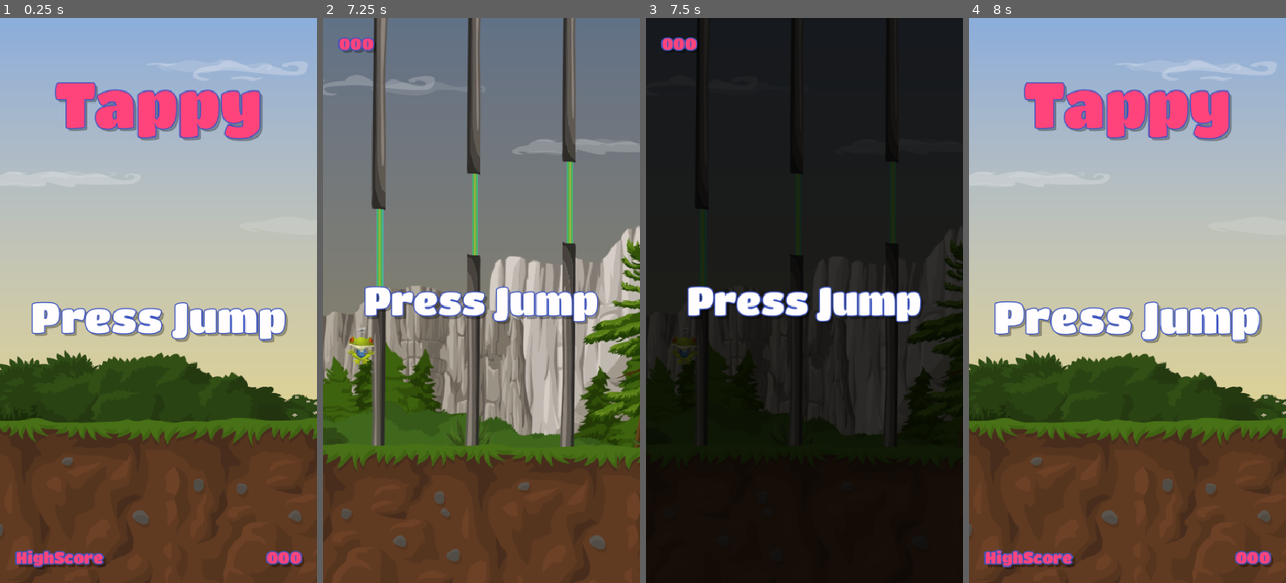
Above: before the commit, frames 1-4 (left to right).
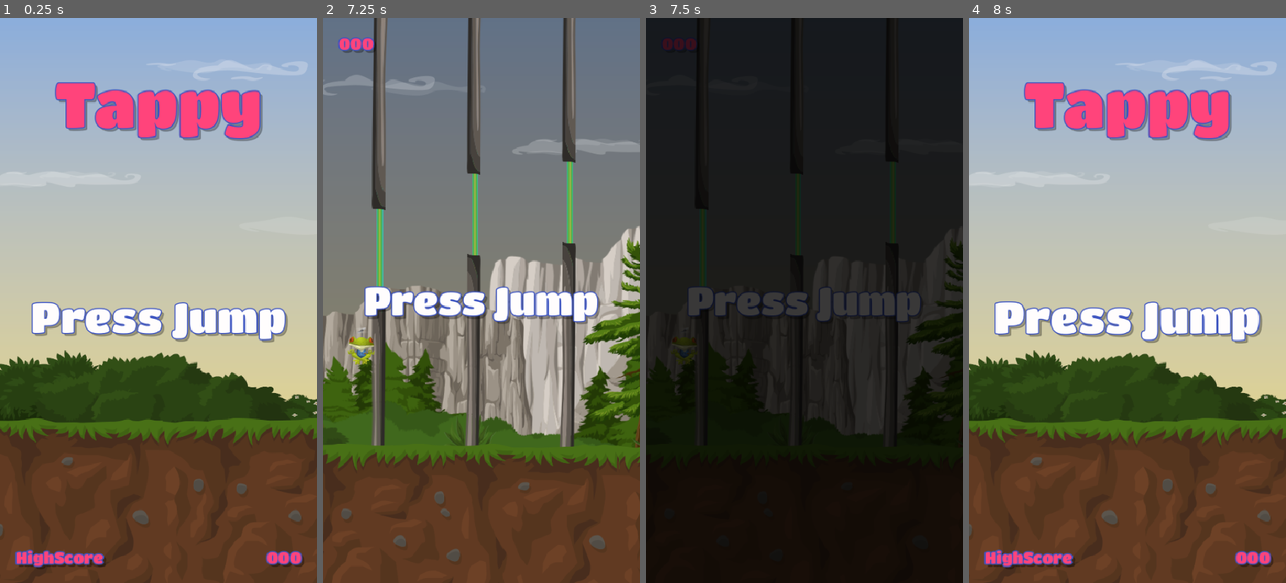
Above: after the commit, the same moments.

Repository: Swaymaw/tappy
Game: Godot game, scene res://scenes/Main/main.tscn
Same seed, same stepped clock (60 frames per second), same inputs: the game is played once before the commit and once after it.
Inputs:
- Up to frame 1 (0.25 s): no input
- Up to frame 2 (7.25 s): hold Up (fly) 0.53-1.28 s; tap Up (fly) every 1.5 s from 1.35 to 5.85 s; hold Up (fly) 2.03-2.78 s; hold Up (fly) 3.53-4.28 s; hold Up (fly) 5.03-5.78 s; tap Enter at 5.75 s; tap Space at 6.5 s; hold Up (fly) from 6.53 s (still down)
- Up to frame 3 (7.5 s): tap Enter at 7.25 s; release Up (fly) at 7.28 s; tap Up (fly) at 7.35 s
- Up to frame 4 (8 s): no input

Frames 1-2 are identical in both runs. In frame 3, 3.4% of the frame differs, in the area x 4-87%, y 3-54%; in frame 4, nothing differs.

Commit message:
fix: added touch and mouse support

Diff:
--- a/scenes/ComplexChange/complex_change.tscn
+++ b/scenes/ComplexChange/complex_change.tscn
@@ -21,7 +21,7 @@
 
 [sub_resource type="Animation" id="Animation_vw4bv"]
 resource_name = "fade"
-length = 0.39999999999999997
+length = 0.4
 step = 0.05
 tracks/0/type = "value"
 tracks/0/imported = false
@@ -58,6 +58,7 @@
 
 [node name="ComplexChange" type="CanvasLayer" unique_id=1051664629]
 process_mode = 3
+layer = 10
 script = ExtResource("1_vw4bv")
 game = ExtResource("2_x7nsr")
 main = ExtResource("3_51xue")
@@ -68,6 +69,7 @@
 anchor_bottom = 1.0
 grow_horizontal = 2
 grow_vertical = 2
+mouse_filter = 2
 color = Color(0, 0, 0, 0)
 
 [node name="AnimationPlayer" type="AnimationPlayer" parent="." unique_id=1358819083]
Not shown, changed: exports/web/Tappy.pck
Not shown, changed: exports/web/index.html
